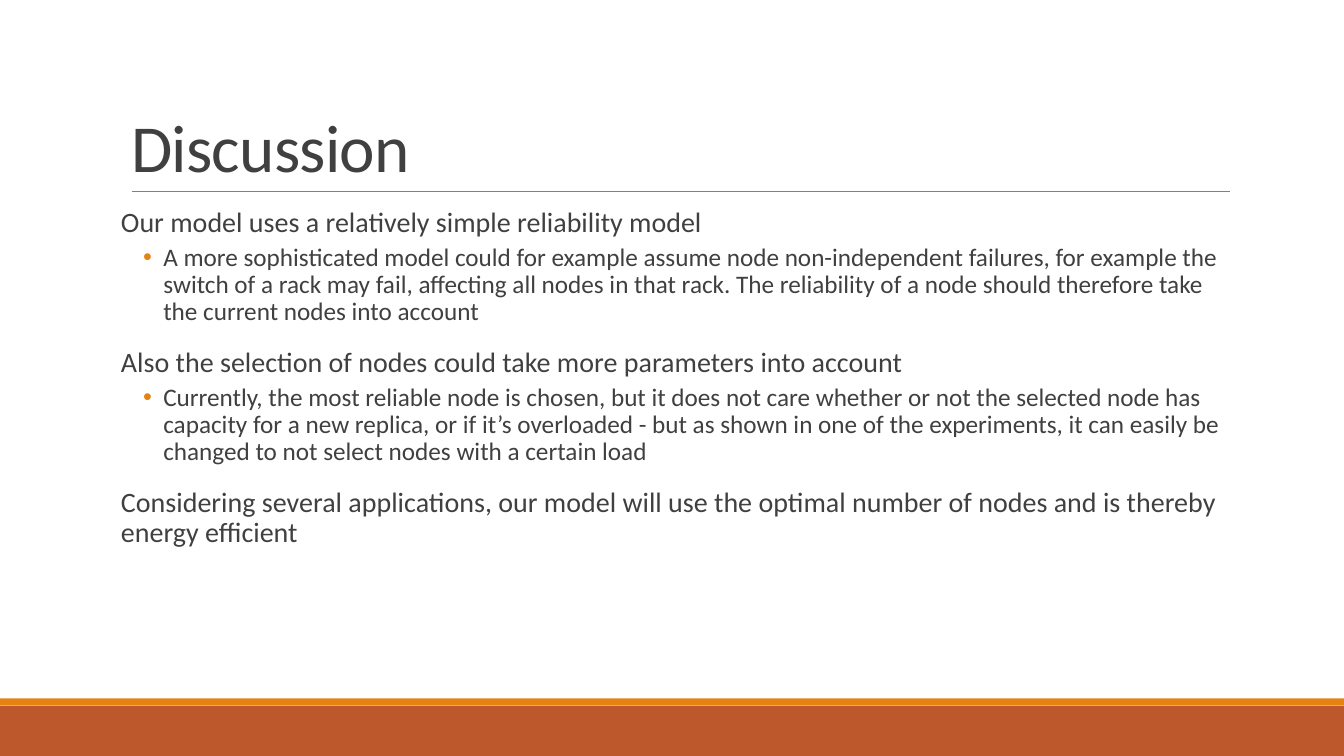
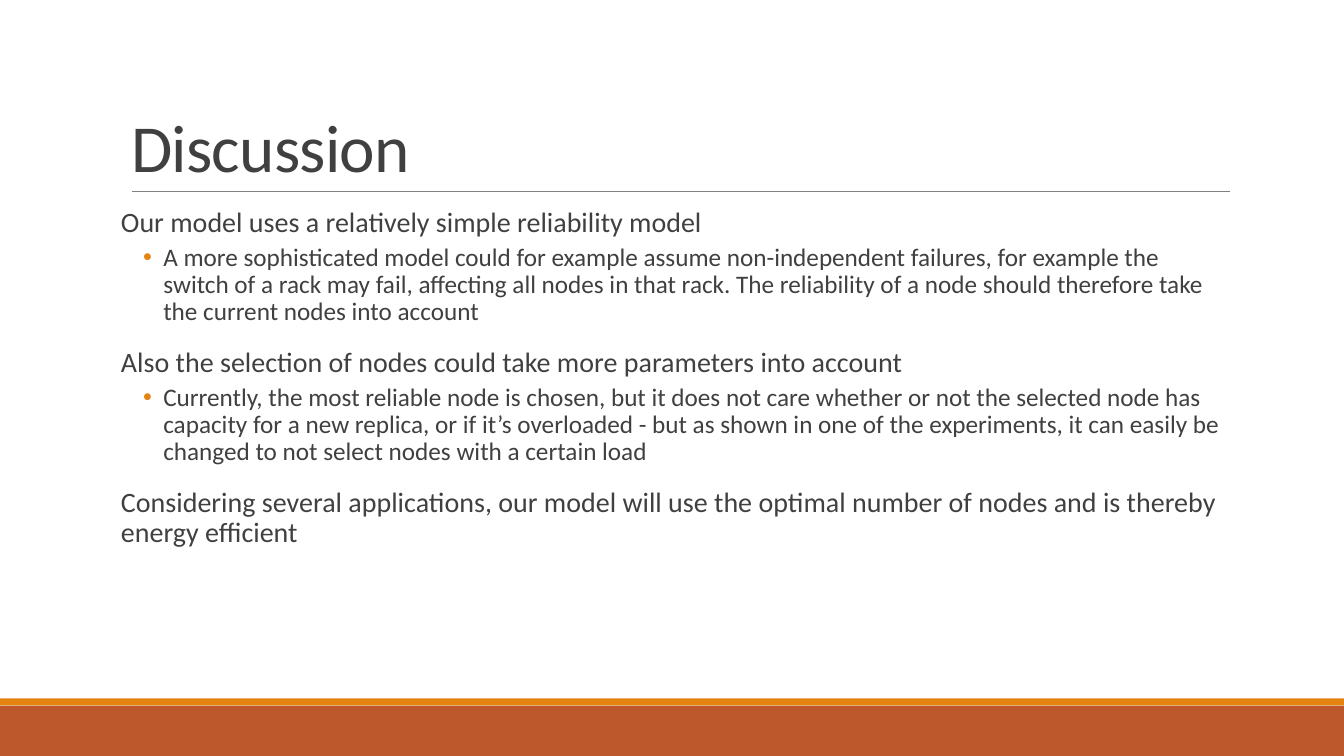
Before and after one commit to PStahl/master_thesis, a slide deck: slide 36 of presentation/presentation2.pptx. Drawn at 1344x756 pixels with LibreOffice and Linux fonts; fonts in the diff are those of the drawing. Boxes give left, top, right and bottom in pixels: in the first picture for what was removed or moved away, otherwise in the second. Text is boxed around its words. In the diff, an @@ line names an element or a change of style, - is before the commit and + after.

Commit message:
update presentation

```diff
--- a/presentation/presentation2.pptx
+++ b/presentation/presentation2.pptx
@@ text at (163,248,1202,320): text changed @@
-  • A more sophisticated model could for example assume node non-independent failures, for example the switch of a rack may fail, affecting all nodes in that rack. The reliability of a node should therefore take the current nodes into account
+  • A more sophisticated model could for example assume non-independent failures, for example the switch of a rack may fail, affecting all nodes in that rack. The reliability of a node should therefore take the current nodes into account
```
Also in this commit, not shown: 3 other slides changed.
